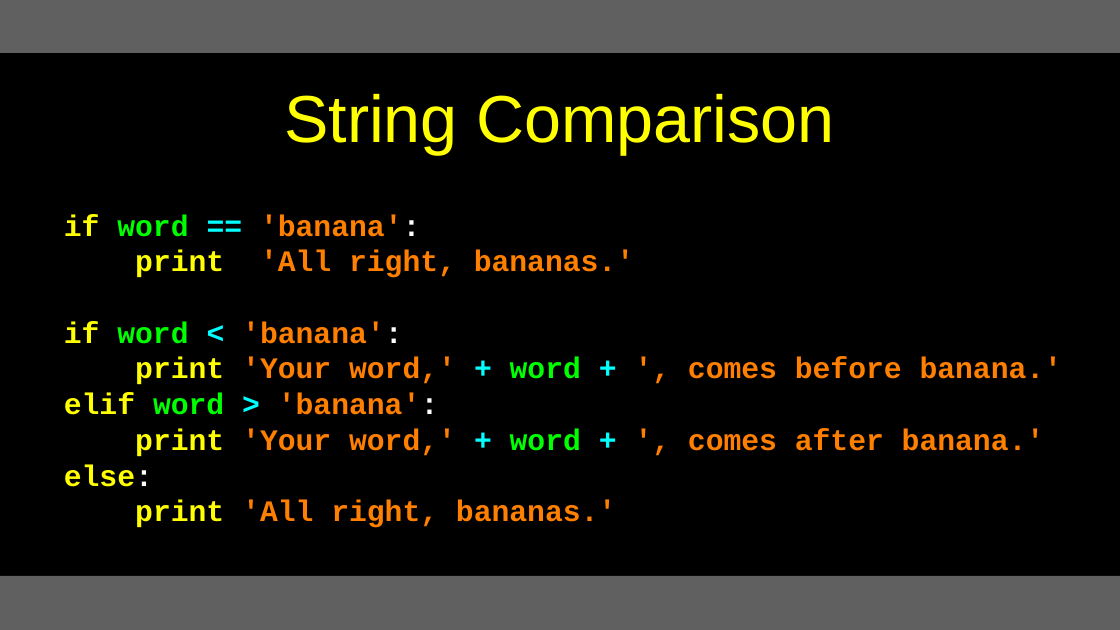
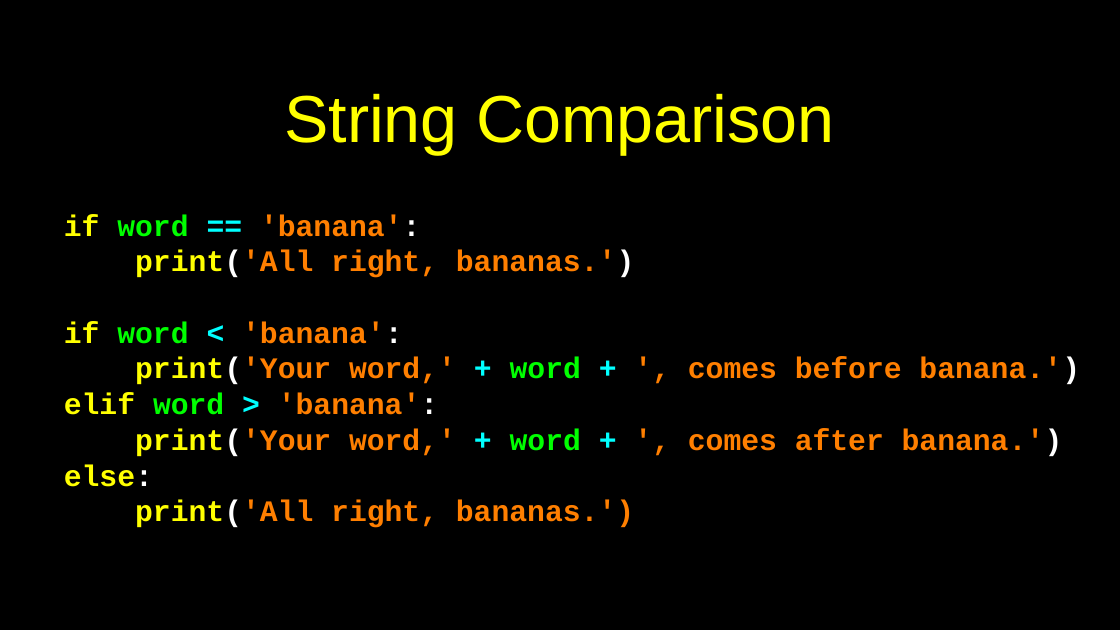
Before and after one commit to csev/py4e, a slide deck: slide 19 of lectures3/Pythonlearn-06-Strings.pptx. Drawn at 1120x630 pixels with LibreOffice and Linux fonts; fonts in the diff are those of the drawing. Boxes give left, top, right and bottom in pixels: in the first picture for what was removed or moved away, otherwise in the second. Text is boxed around its words. In the diff, an @@ line names an element or a change of style, - is before the commit and + after.

```diff
--- a/lectures3/Pythonlearn-06-Strings.pptx
+++ b/lectures3/Pythonlearn-06-Strings.pptx
@@ rectangle removed at [0,0,1120,53] @@
@@ text at [135,250,635,278]: text changed @@
-print 'All right, bananas.'
+print('All right, bananas.')
@@ text at [135,357,1080,385]: text changed @@
-print 'Your word,' + word + ', comes before banana.'
+print('Your word,' + word + ', comes before banana.')
@@ text at [135,429,1063,457]: text changed @@
-print 'Your word,' + word + ', comes after banana.'
+print('Your word,' + word + ', comes after banana.')
@@ text at [135,500,634,528]: text changed @@
-print 'All right, bananas.'
+print('All right, bananas.')
@@ rectangle at [0,576,1120,630]: fill #606060 to #000000 @@
```
Also in this commit, not shown: 29 other slides changed, 1 slide added, 1 slide removed, 5 other files.
